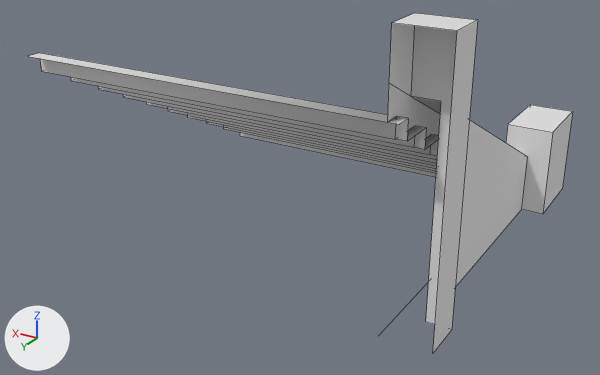
One commit to the FBX model Assets/Models/TileSets/Tileset 3/leftLongStair1.fbx: the scene before it, then after it.
One viewpoint serves both versions: a camera (50 mm lens) standing at (-2.21, 3.75, 0.98) and looking at (-0.1, 0.23, -0.78). Lighting does not change. The marker at lower left points along +X, +Y and +Z. Mesh edges are drawn as thin lines. Vertices at the same position are counted once.

Script lines for the objects in view, before the commit:
```python
mat_material_070 = principled_material('Material.070')
mat_material_070.base_color = (0.8, 0.8, 0.8)  # white #e7e7e7
mat_material_070.roughness = 0.4
me_cube_111 = bpy.data.meshes.new('Cube.111')
me_cube_111.from_pydata(...)  # 90 vertices, 52 faces; spans x -120.0..100.0, y -50.0..50.0, z -100.0..34.0
me_cube_111.materials.append(mat_material_070)  # white #e7e7e7
ob_cube_053 = bpy.data.objects.new('Cube.053', me_cube_111)
ob_cube_053.location = (0.0, 0.0, 0.0)
ob_cube_053.rotation_euler = (0.0, -3.142, 0.0000867)  # degrees (0, -180, 0)
ob_cube_053.scale = (-0.01, -0.02, -0.01)
```
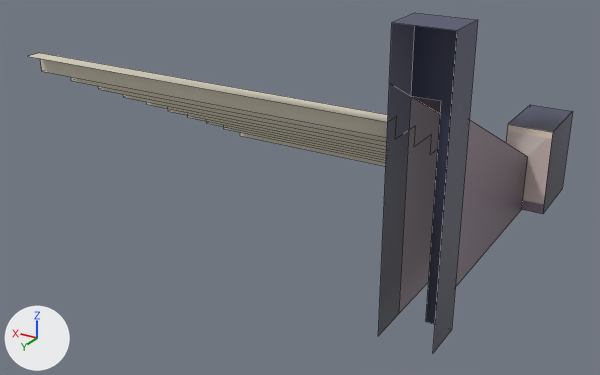
Where the change shows, as pixel boxes (x1, y1, x2, y2) in the pictures (600 x 375 px):
'Cube.053', surface changed, reshaped, turned, rescaled: (28, 13, 573, 353) in both

The change in detail:
Picture 'texture1.png' (img_texture1_png) is new.
In material 'Material.070' (mat_material_070), base_color is no longer (0.8, 0.8, 0.8), white #e7e7e7.
In material 'Material.070' (mat_material_070), texture is now set to img_texture1_png.
me_cube_111 is used by ob_cube_053; location (0.0, 0.0, 0.0); rotation (0.0, -3.142, 0.0000867), in degrees (0, -180, 0); scale (-0.01, -0.02, -0.01).
me_cube_111 had 90 vertices, 52 faces and spanned x -120.0..100.0, y -50.0..50.0, z -100.0..34.0.
me_cube_111 now has 70 vertices, 34 faces and spans x -120.0..100.0, y -100.0..34.0, z -100.0..100.0.
me_cube_111 part 1: the loose piece of 87 vertices spanning x -120.0..100.0, y -50.0..50.0, z -100.0..34.0 is rebuilt with 66 vertices and now spans x -120.0..100.0, y -100.0..34.0, z -100.0..100.0.
Object 'Cube.053' (ob_cube_053) turns from (0, -180, 0) to (90, 0, 0) degrees about x, y and z.
Object 'Cube.053' (ob_cube_053) is rescaled from (-0.01, -0.02, -0.01) to (0.01, 0.01, 0.01).
